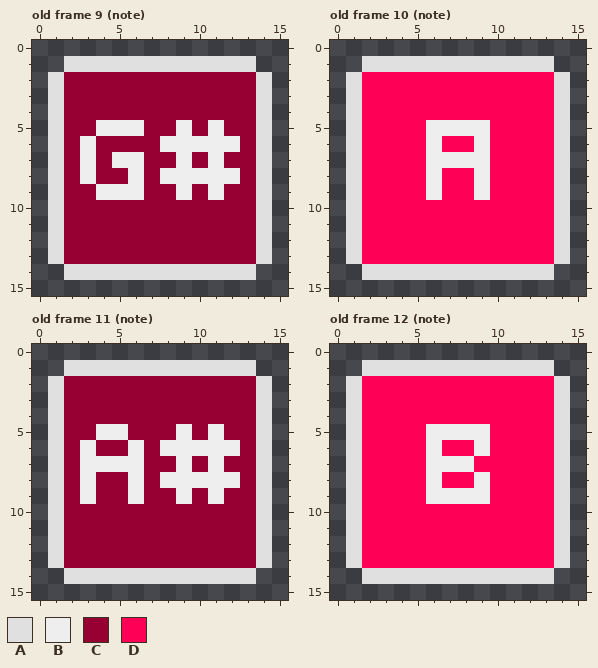
One commit to this pixel-art file: Assets/AnimationImporter/note.ase. Above, as it was before the edit.
16x16 pixels, 48 frames. Shown: old frame 9 (note), old frame 10 (note), old frame 11 (note), old frame 12 (note). The commit also changed other frames, which this record leaves out.
Visible layers, top first: "label letter", "button".
Palette (. is transparent): A #e0e0e0  B #eeeeee  C #970033  D #ff0057
Pixels before, old frame 9 (note), first column x 1:
 1 .AAAAAAAAAAAA.
 2 ACCCCCCCCCCCCA
 3 ACCCCCCCCCCCCA
 4 ACCCCCCCCCCCCA
 5 ACCBBBCCBCBCCA
 6 ACBCCCCBBBBBCA
 7 ACBCBBCCBCBCCA
 8 ACBCCBCBBBBBCA
 9 ACCBBBCCBCBCCA
10 ACCCCCCCCCCCCA
11 ACCCCCCCCCCCCA
12 ACCCCCCCCCCCCA
13 ACCCCCCCCCCCCA
14 .AAAAAAAAAAAA.
Pixels before, old frame 10 (note), first column x 1:
 1 .AAAAAAAAAAAA.
 2 ADDDDDDDDDDDDA
 3 ADDDDDDDDDDDDA
 4 ADDDDDDDDDDDDA
 5 ADDDDBBBBDDDDA
 6 ADDDDBDDBDDDDA
 7 ADDDDBBBBDDDDA
 8 ADDDDBDDBDDDDA
 9 ADDDDBDDBDDDDA
10 ADDDDDDDDDDDDA
11 ADDDDDDDDDDDDA
12 ADDDDDDDDDDDDA
13 ADDDDDDDDDDDDA
14 .AAAAAAAAAAAA.
Pixels before, old frame 11 (note), first column x 1:
 1 .AAAAAAAAAAAA.
 2 ACCCCCCCCCCCCA
 3 ACCCCCCCCCCCCA
 4 ACCCCCCCCCCCCA
 5 ACCBBCCCBCBCCA
 6 ACBCCBCBBBBBCA
 7 ACBBBBCCBCBCCA
 8 ACBCCBCBBBBBCA
 9 ACBCCBCCBCBCCA
10 ACCCCCCCCCCCCA
11 ACCCCCCCCCCCCA
12 ACCCCCCCCCCCCA
13 ACCCCCCCCCCCCA
14 .AAAAAAAAAAAA.
Pixels before, old frame 12 (note), first column x 1:
 1 .AAAAAAAAAAAA.
 2 ADDDDDDDDDDDDA
 3 ADDDDDDDDDDDDA
 4 ADDDDDDDDDDDDA
 5 ADDDDBBBBDDDDA
 6 ADDDDBDDBDDDDA
 7 ADDDDBBBDDDDDA
 8 ADDDDBDDBDDDDA
 9 ADDDDBBBBDDDDA
10 ADDDDDDDDDDDDA
11 ADDDDDDDDDDDDA
12 ADDDDDDDDDDDDA
13 ADDDDDDDDDDDDA
14 .AAAAAAAAAAAA.
Now the later version:
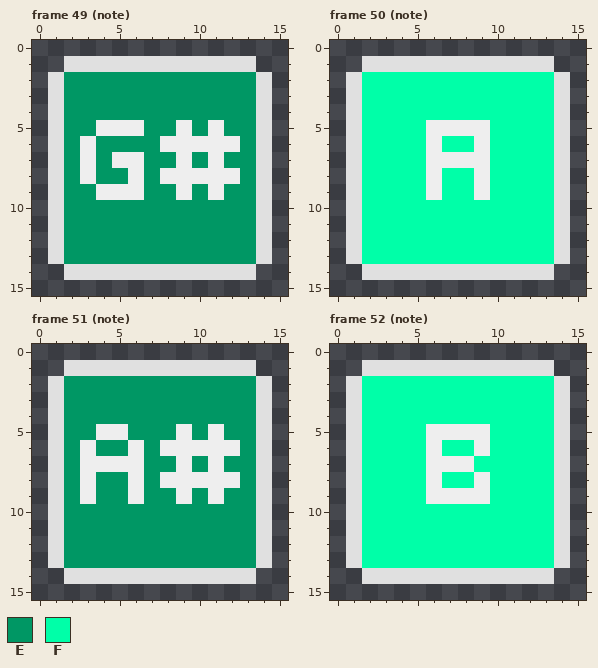
Colours new in this view: E #009764  F #00ffa8
A new or re-ordered frame is compared with the old frame closest to it.
Changes in this commit:
frames 48 -> 64
Changed rows in their new state; - is an unchanged pixel.
Frame 49 (note) is new; against old frame 9 (note), layer "button":
first column x 2:
 2 EEEEEEEEEEEE
 3 EEEEEEEEEEEE
 4 EEEEEEEEEEEE
 5 EE---EE-E-EE
 6 E-EEEE-----E
 7 E-E--EE-E-EE
 8 E-EE-E-----E
 9 EE---EE-E-EE
10 EEEEEEEEEEEE
11 EEEEEEEEEEEE
12 EEEEEEEEEEEE
13 EEEEEEEEEEEE
Frame 50 (note) is new; against old frame 10 (note), layer "button":
first column x 2:
 2 FFFFFFFFFFFF
 3 FFFFFFFFFFFF
 4 FFFFFFFFFFFF
 5 FFFF----FFFF
 6 FFFF-FF-FFFF
 7 FFFF----FFFF
 8 FFFF-FF-FFFF
 9 FFFF-FF-FFFF
10 FFFFFFFFFFFF
11 FFFFFFFFFFFF
12 FFFFFFFFFFFF
13 FFFFFFFFFFFF
Frame 51 (note) is new; against old frame 11 (note), layer "button":
first column x 2:
 2 EEEEEEEEEEEE
 3 EEEEEEEEEEEE
 4 EEEEEEEEEEEE
 5 EE--EEE-E-EE
 6 E-EE-E-----E
 7 E----EE-E-EE
 8 E-EE-E-----E
 9 E-EE-EE-E-EE
10 EEEEEEEEEEEE
11 EEEEEEEEEEEE
12 EEEEEEEEEEEE
13 EEEEEEEEEEEE
Frame 52 (note) is new; against old frame 12 (note), layer "button":
first column x 2:
 2 FFFFFFFFFFFF
 3 FFFFFFFFFFFF
 4 FFFFFFFFFFFF
 5 FFFF----FFFF
 6 FFFF-FF-FFFF
 7 FFFF---FFFFF
 8 FFFF-FF-FFFF
 9 FFFF----FFFF
10 FFFFFFFFFFFF
11 FFFFFFFFFFFF
12 FFFFFFFFFFFF
13 FFFFFFFFFFFF
